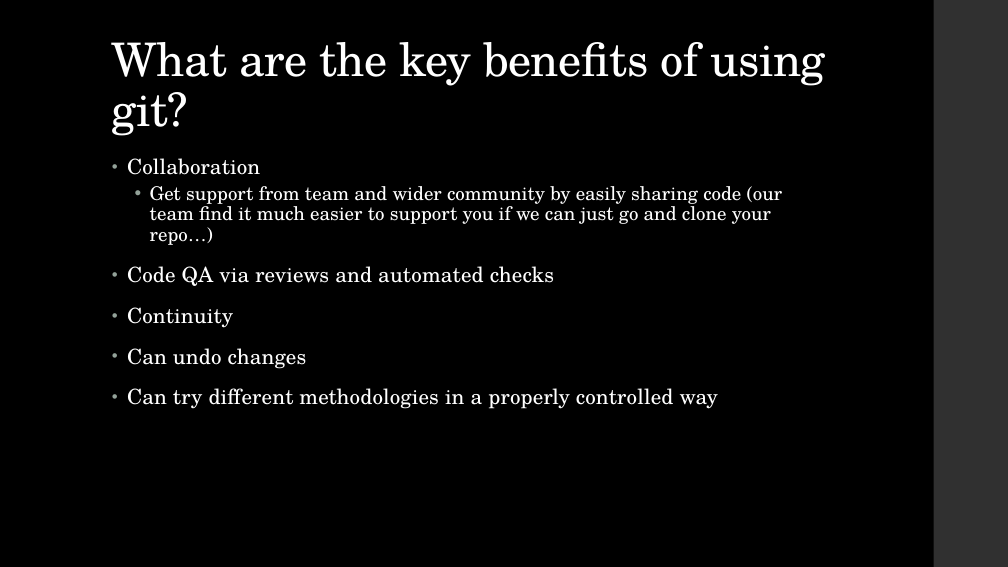
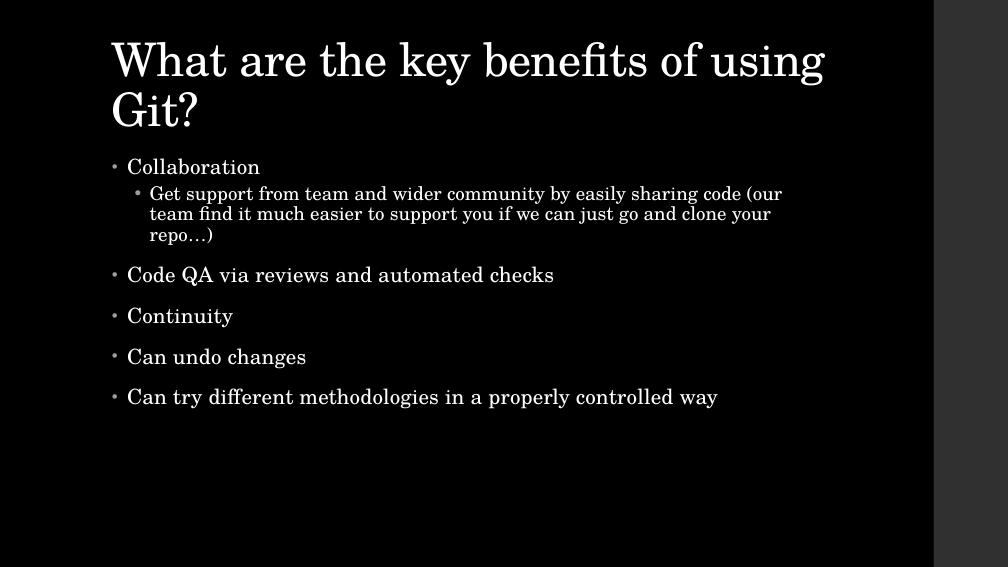
Before and after one commit to dfe-analytical-services/techskills_workshops, a slide deck: slide 7 of slides/workshopslides_quick-git.pptx. Drawn at 1008x567 pixels with LibreOffice and Linux fonts; fonts in the diff are those of the drawing. Boxes give left, top, right and bottom in pixels: in the first picture for what was removed or moved away, otherwise in the second. Text is boxed around its words. In the diff, an @@ line names an element or a change of style, - is before the commit and + after.

```diff
--- a/slides/workshopslides_quick-git.pptx
+++ b/slides/workshopslides_quick-git.pptx
@@ title at [112,42,825,127]: text changed @@
-What are the key benefits of using git?
+What are the key benefits of using Git?
```
Also in this commit, not shown: 10 other slides changed, 6 slides added.
